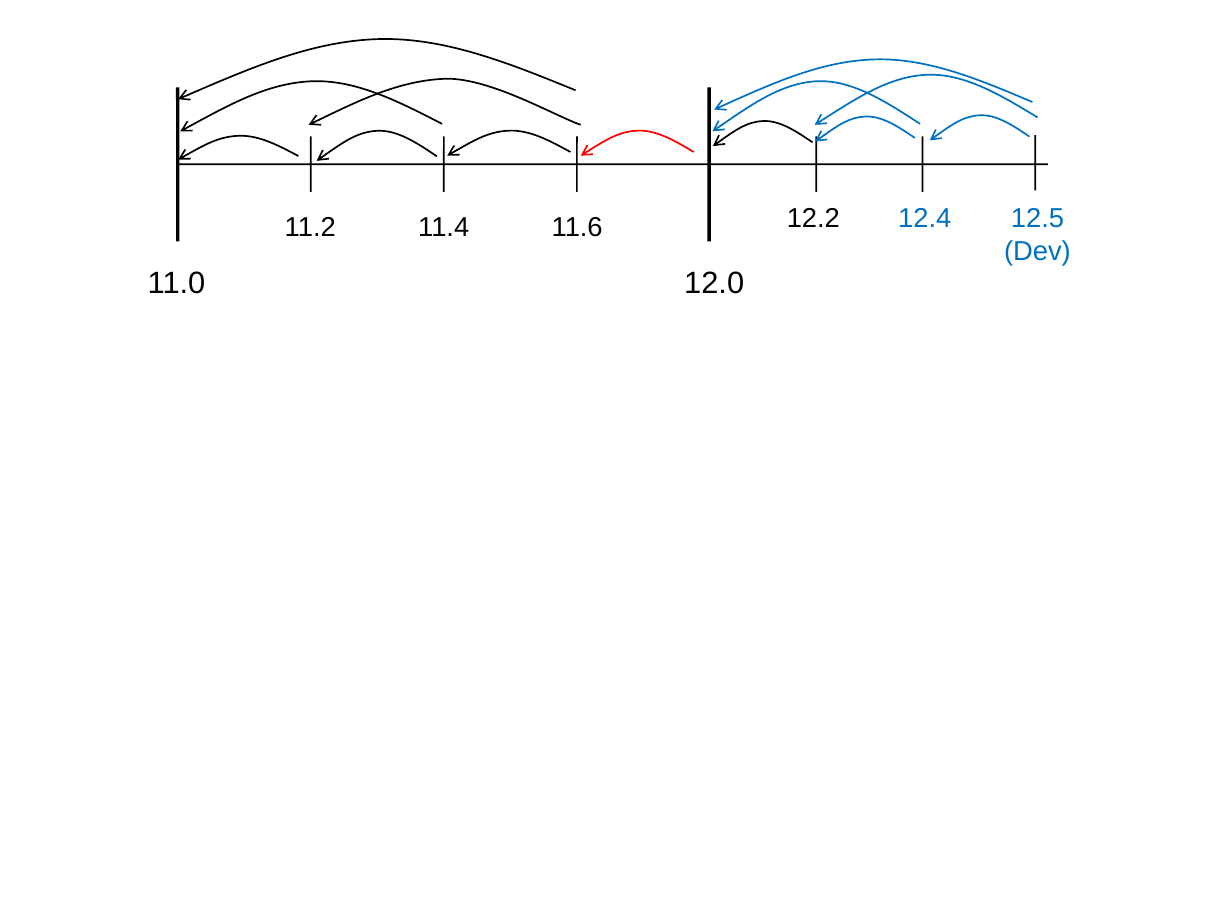
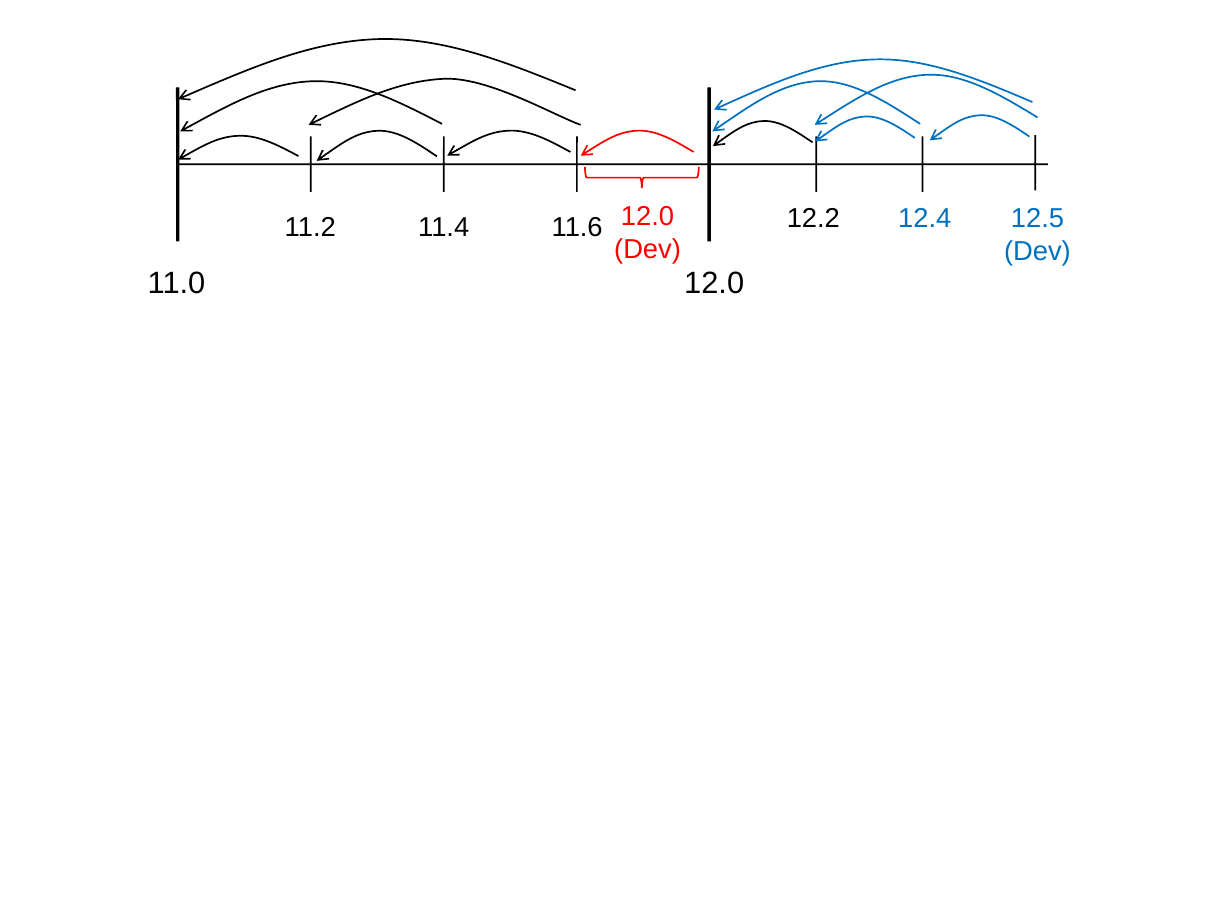
Before and after one commit to GTkorvo/nnti, a slide deck: slide 1 of doc/TrilinosLifecycleModel2/BackwardCompatibilityTimeline.ppt. Drawn at 1232x924 pixels with LibreOffice and Linux fonts; fonts in the diff are those of the drawing. Boxes give left, top, right and bottom in pixels: in the first picture for what was removed or moved away, otherwise in the second. Text is boxed around its words. In the diff, an @@ line names an element or a change of style, - is before the commit and + after.

```diff
--- a/doc/TrilinosLifecycleModel2/BackwardCompatibilityTimeline.ppt
+++ b/doc/TrilinosLifecycleModel2/BackwardCompatibilityTimeline.ppt
@@ freeform shape added at (585, 167, 698, 188), outline #FF0000 0.99 pt @@
@@ text added at (614, 206, 681, 263), 16 pt, text #FF0000 @@
+12.0
+(Dev)
```
Also in this commit, not shown: 2 other files.
